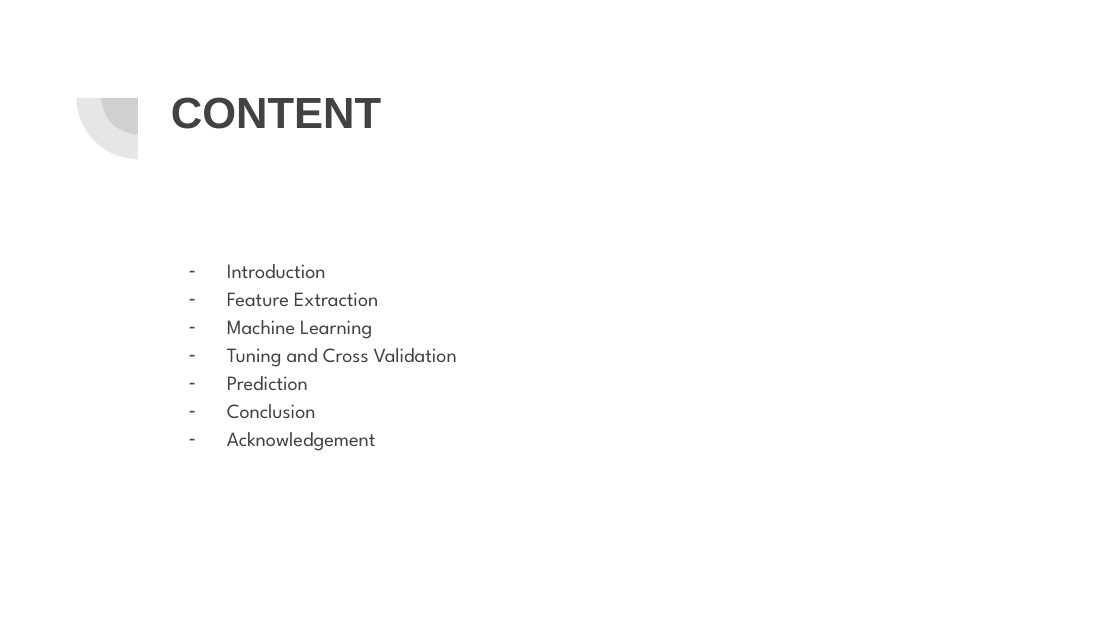
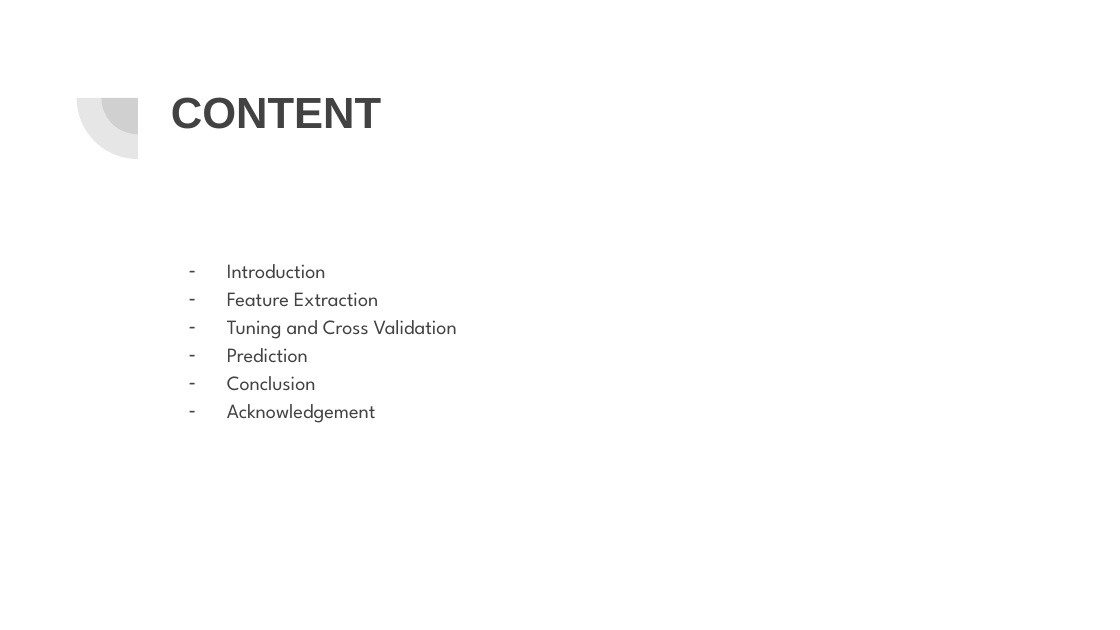
Before and after one commit to yiqiao-yin/Fall2018-Proj3-Sec1-grp4, a slide deck: slide 2 of doc/Presentation.pptx. Drawn at 1120x630 pixels with LibreOffice and Linux fonts; fonts in the diff are those of the drawing. Boxes give left, top, right and bottom in pixels: in the first picture for what was removed or moved away, otherwise in the second. Text is boxed around its words. In the diff, an @@ line names an element or a change of style, - is before the commit and + after.

```diff
--- a/doc/Presentation.pptx
+++ b/doc/Presentation.pptx
@@ text at (x1=227, y1=320, x2=372, y2=339): paragraph removed @@
-– Machine Learning
```
Also in this commit, not shown: 2 other slides changed, 10 slides added, 5 slides removed.
